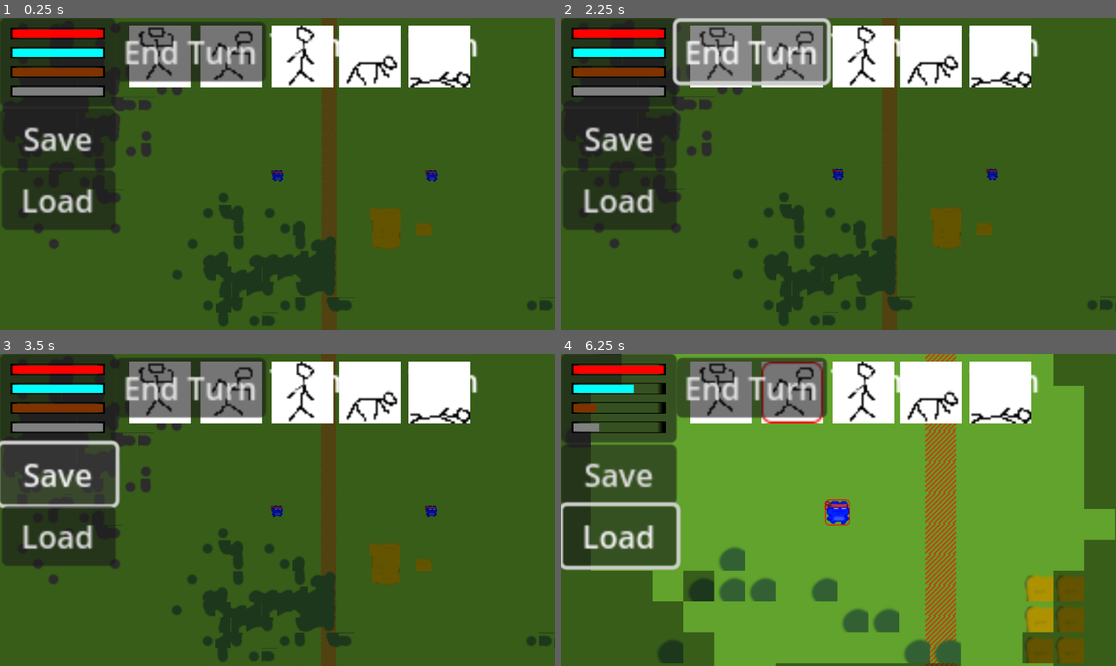
Above: before the commit, frames 1-4 (two rows, left to right).
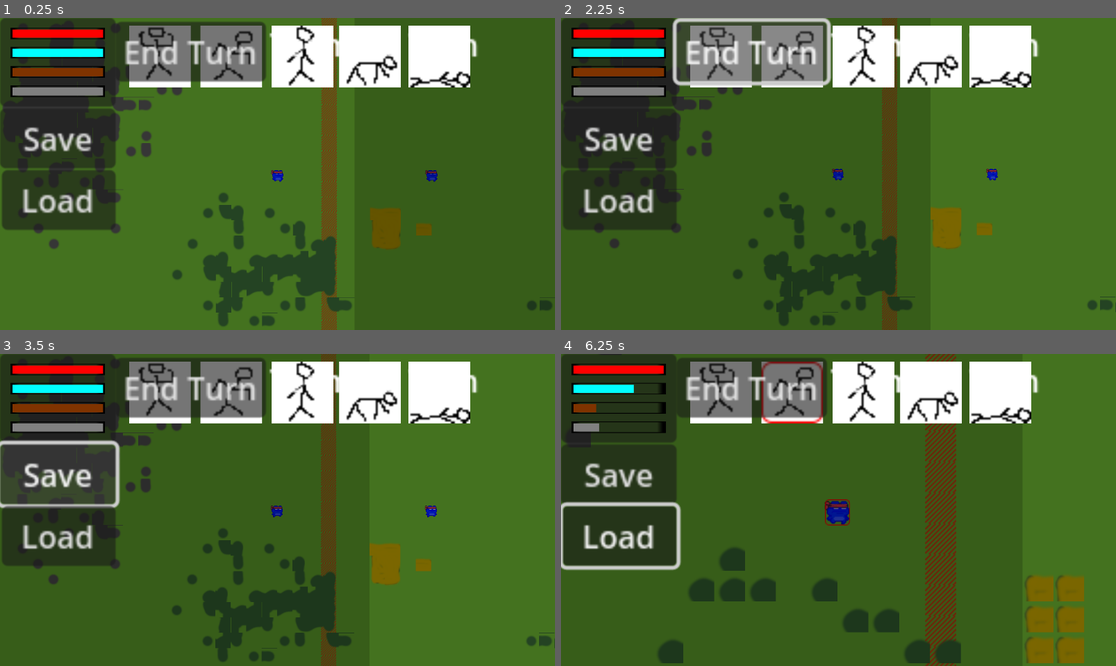
Above: after the commit, the same moments.

Repository: armstrongsp/capture-the-flag-mobile
Game: Godot game, scene res://Scenes/world.tscn
Two runs of this game, one before a commit and one after it. Both use one fixed random seed, a clock stepped at 60 frames per second and the inputs below.
Inputs (mouse positions are in pixels of both pictures, inside the frame that each line leads up to):
- Up to frame 1 (0.25 s): no input
- Up to frame 2 (2.25 s): click "End Turn" at 0.5 s; click "End Turn" at 1.25 s; click "End Turn" at 2 s
- Up to frame 3 (3.5 s): click "Save" at 2.75 s
- Up to frame 4 (6.25 s): click "Load" at 3.5 s; drag from (838, 510) to (894, 441) at 4.27 s; drag from (993, 510) to (810, 572) at 5.02 s; move the mouse to (838, 510) at 5.77 s; tap Mouse wheel up (zoomin) at 5.85 s; click (838, 510) at 5.92 s

The runs differ from the first frame. In frame 1, 0.3% of the frame differs, in the area x 48-61%, y 0-100%; in frame 2, less than 0.1%; in frame 3, less than 0.1%; in frame 4, 66%, in the area x 5-100%, y 0-100%.

Commit message:
Add per-team 3-state fog of war system
Each team maintains its own fog data: state 1 (black/unseen), state 2 (gray/seen
but not currently visible), state 3 (fully visible). Each team's own half of the
map starts at state 2; enemy half starts at state 1. Adds FogOfWar2 layer (z=99)
for the grayed-out state alongside the existing black FogOfWar (z=100). Fog
switches to the active team's view on turn change. States are saved and restored.

Co-Authored-By: Claude Sonnet 4.6 <noreply@anthropic.com>

Diff:
--- a/Scenes/world.gd
+++ b/Scenes/world.gd
@@ -16,6 +16,8 @@
 var current_player_id = 0
 var pathfinding = AStarGrid2D.new()
 var active_team := 1
+var fog_state_team1: Array = []
+var fog_state_team2: Array = []
 
 func _ready() -> void:
 	SignalBus.player_selected.connect(_on_player_selected)
@@ -37,6 +39,7 @@
 	build_flags()
 	_setup_hud()
 	update_map_metadata()
+	_initialize_fog_states()
 	update_fog_layer()
 	update_pathfinding_data()
 
@@ -188,23 +191,60 @@
 		pathfinding.set_point_solid(Vector2i(MapSize.x - 1, y), true)
 
 func update_fog_layer() -> void:
+	var fog_state = fog_state_team1 if active_team == 1 else fog_state_team2
+
 	for x in range(MapSize.x):
 		for y in range(MapSize.y):
-			$FogOfWar.set_cell(Vector2i(x, y), 1, Vector2i(0, 0), 0)
-
-	for player in self.get_children():
-		if player.scene_file_path.contains("player.tscn"):
+			if fog_state[x][y] == 3:
+				fog_state[x][y] = 2
+
+	for player in get_children():
+		if player.scene_file_path.contains("player.tscn") and player.team_id == active_team:
 			for x in range(player.visible_cells.get_size().x):
 				for y in range(player.visible_cells.get_size().y):
-					if (player.visible_cells.get_bit(x, y)):
-						var posOffset = Vector2(x - player.max_vision_range, y - player.max_vision_range)
-						$FogOfWar.erase_cell((player.position / Globals.CELL_SIZE) + posOffset)
+					if player.visible_cells.get_bit(x, y):
+						var cell_offset = Vector2i(
+							int(player.position.x / Globals.CELL_SIZE) + x - player.max_vision_range,
+							int(player.position.y / Globals.CELL_SIZE) + y - player.max_vision_range
+						)
+						if cell_offset.x >= 0 and cell_offset.x < MapSize.x and cell_offset.y >= 0 and cell_offset.y < MapSize.y:
+							fog_state[cell_offset.x][cell_offset.y] = 3
 
 	for child in get_children():
-		if child.scene_file_path.contains("flag.tscn"):
-			if child.team_id == active_team:
-				var flag_cell = child.position / Globals.CELL_SIZE
-				$FogOfWar.erase_cell(flag_cell)
+		if child.scene_file_path.contains("flag.tscn") and child.team_id == active_team:
+			var fx = int(child.position.x / Globals.CELL_SIZE)
+			var fy = int(child.position.y / Globals.CELL_SIZE)
+			if fx >= 0 and fx < MapSize.x and fy >= 0 and fy < MapSize.y:
+				fog_state[fx][fy] = 3
+
+	for x in range(MapSize.x):
+		for y in range(MapSize.y):
+			var cell = Vector2i(x, y)
+			var state = fog_state[x][y]
+			if state == 1:
+				$FogOfWar.set_cell(cell, 1, Vector2i(0, 0), 0)
+				$FogOfWar2.erase_cell(cell)
+			elif state == 2:
+				$FogOfWar.erase_cell(cell)
+				$FogOfWar2.set_cell(cell, 1, Vector2i(0, 0), 0)
+			else:
+				$FogOfWar.erase_cell(cell)
+				$FogOfWar2.erase_cell(cell)
+
+func _initialize_fog_states() -> void:
+	fog_state_team1.clear()
+	fog_state_team1.resize(MapSize.x)
+	fog_state_team2.clear()
+	fog_state_team2.resize(MapSize.x)
+	var center = int(MapSize.x / 2)
+	for x in range(MapSize.x):
+		fog_state_team1[x] = []
+		fog_state_team1[x].resize(MapSize.y)
+		fog_state_team2[x] = []
+		fog_state_team2[x].resize(MapSize.y)
+		for y in range(MapSize.y):
+			fog_state_team1[x][y] = 2 if x < center else 1
+			fog_state_team2[x][y] = 2 if x > center else 1
 
 func update_map_metadata() -> void:
 	map_vision_metadata.clear()
@@ -270,6 +310,7 @@
 			player.deselect_player()
 	current_player_id = 0
 	SignalBus.turn_changed.emit(active_team)
+	update_fog_layer()
 
 func _on_player_stats_updated(vision:float, movement:float, strength:float, stealth:float) -> void:
 	$HUD.vision = vision
@@ -329,7 +370,9 @@
 		"height": MapSize.y,
 		"tiles": terrain_data,
 		"players": player_data,
-		"flags": flag_data
+		"flags": flag_data,
+		"fog1": fog_state_team1,
+		"fog2": fog_state_team2,
 	}
 	var output_file = FileAccess.open_encrypted_with_pass("user://default.map", FileAccess.WRITE, Globals.map_file_password)
 	var map_data_json = JSON.stringify(map_data)
@@ -367,5 +410,10 @@
 
 	_setup_hud()
 	update_map_metadata()
+	_initialize_fog_states()
+	if map_data.has("fog1"):
+		fog_state_team1 = map_data.fog1
+	if map_data.has("fog2"):
+		fog_state_team2 = map_data.fog2
 	update_fog_layer()
 	update_pathfinding_data()
--- a/Scenes/world.tscn
+++ b/Scenes/world.tscn
@@ -735,6 +735,12 @@
 [node name="Everything" type="Node2D"]
 script = ExtResource("1_be2xj")
 
+[node name="FogOfWar2" type="TileMapLayer" parent="."]
+z_index = 99
+modulate = Color(0.5, 0.5, 0.5, 0.7)
+tile_set = SubResource("TileSet_1ahkd")
+collision_enabled = false
+
 [node name="FogOfWar" type="TileMapLayer" parent="."]
 z_index = 100
 tile_set = SubResource("TileSet_1ahkd")
